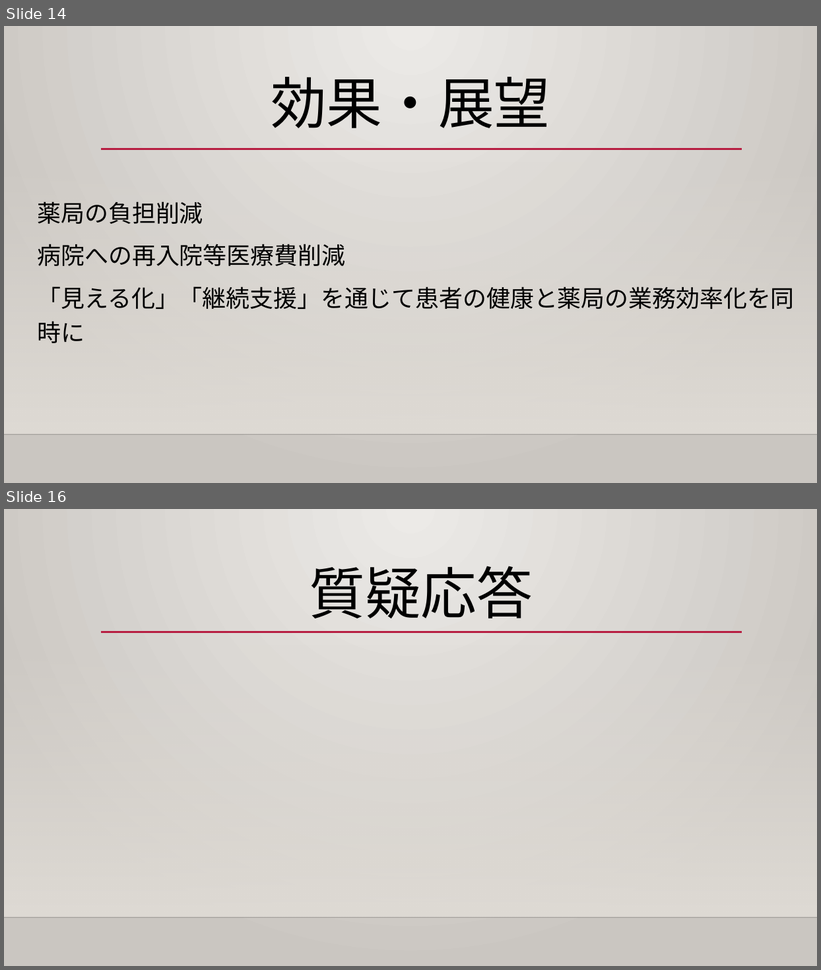
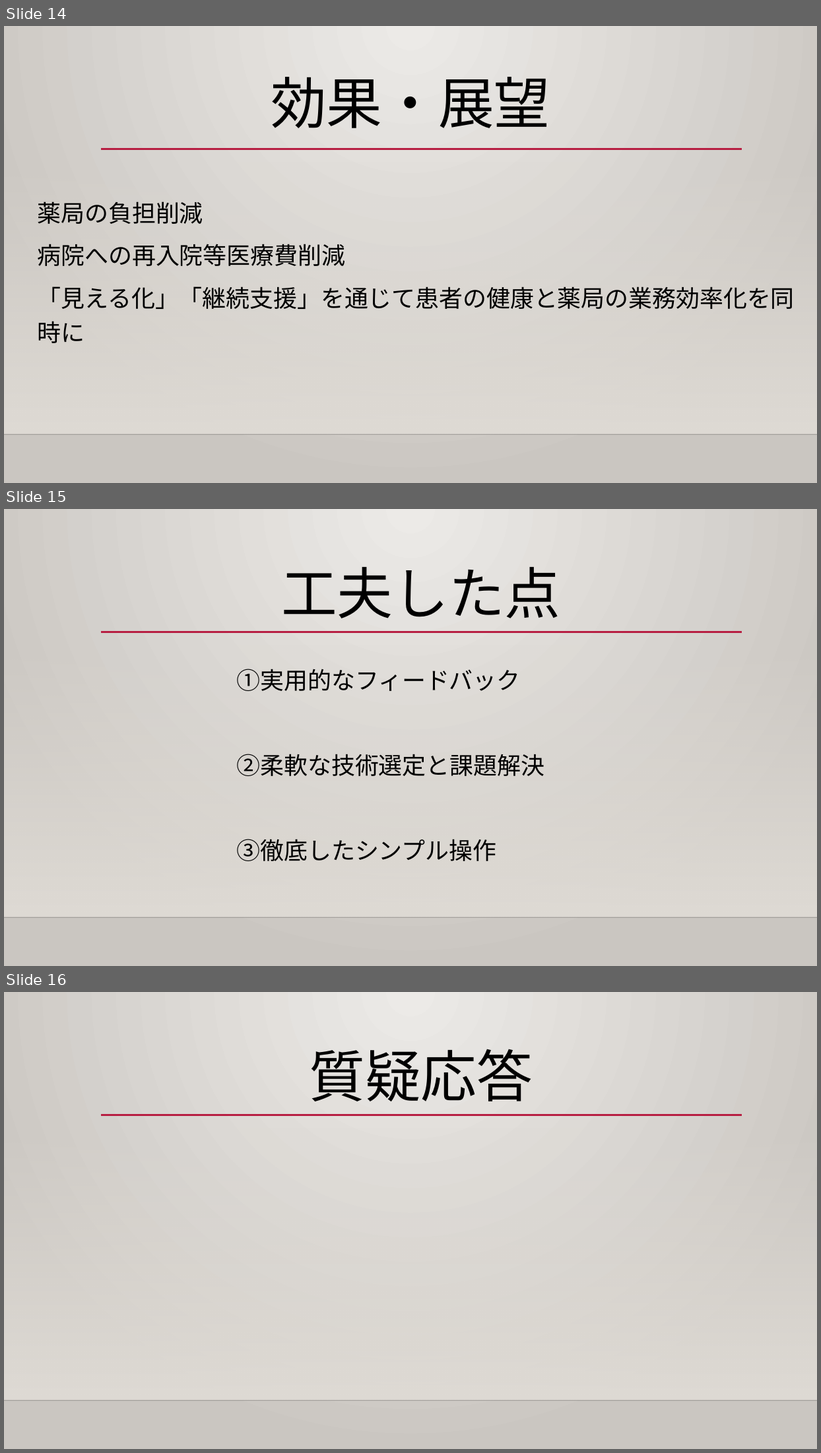
Before and after one commit to souma-89/hospital, a slide deck: 服薬/AI×服薬管理.pptx. Shown one above the other, each under a label of ours: slides 14 and 16 before the commit, slides 14, 15 and 16 after it; the slides between them are not shown. The pictures are 821x970 and 821x1453 pixels, drawn with LibreOffice and Linux fonts; fonts in the diff are those of the drawing; background and template pictures are left out. Boxes give left, top, right and bottom in pixels: in the first picture for what was removed or moved away, otherwise in the second. Text is boxed around its words. In the diff, an @@ line names an element or a change of style, - is before the commit and + after.

```diff
--- a/服薬/AI×服薬管理.pptx
+++ b/服薬/AI×服薬管理.pptx
@@ slide 15 added at (4,509,817,966), background gradient #ECEAE7 to #CAC7C1; not listed: 3 template elements that a slide beside it also shows @@
@@ title added at (281,567,560,619), 66 pt, text #000000 @@
+工夫した点
@@ text added at (237,669,545,861), 28 pt, text #000000 @@
+①実用的なフィードバック
+②柔軟な技術選定と課題解決
+③徹底したシンプル操作
```
Also in this commit, not shown: 3 slides changed, 1 slide removed, 6 other files.
